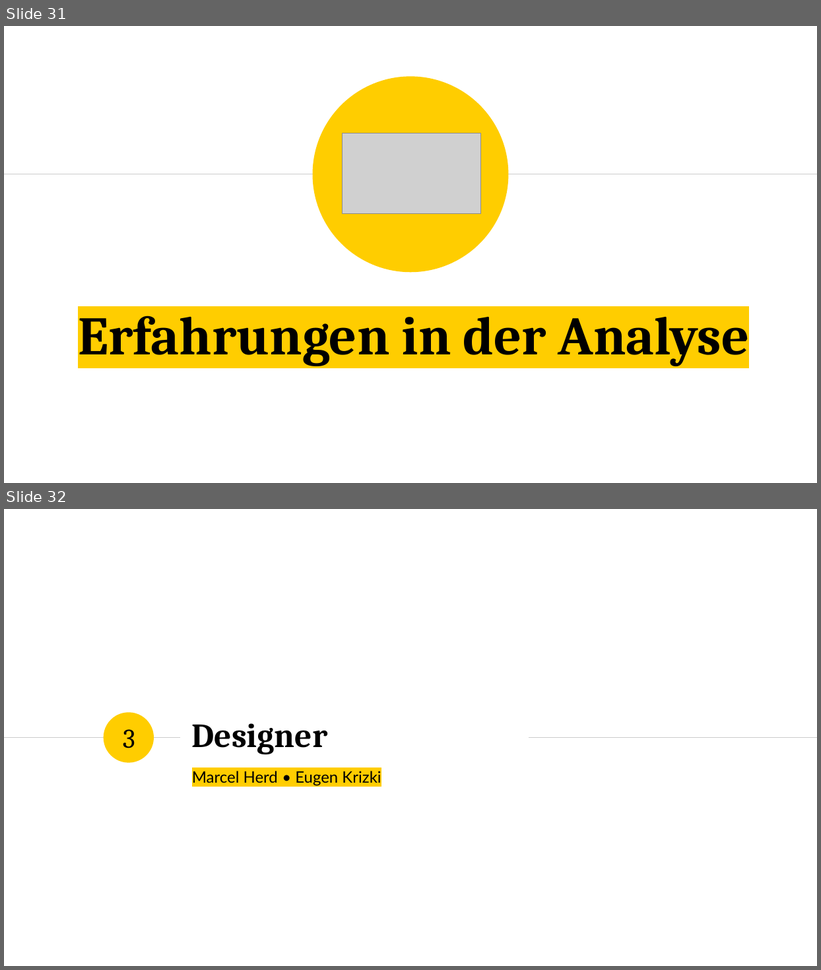
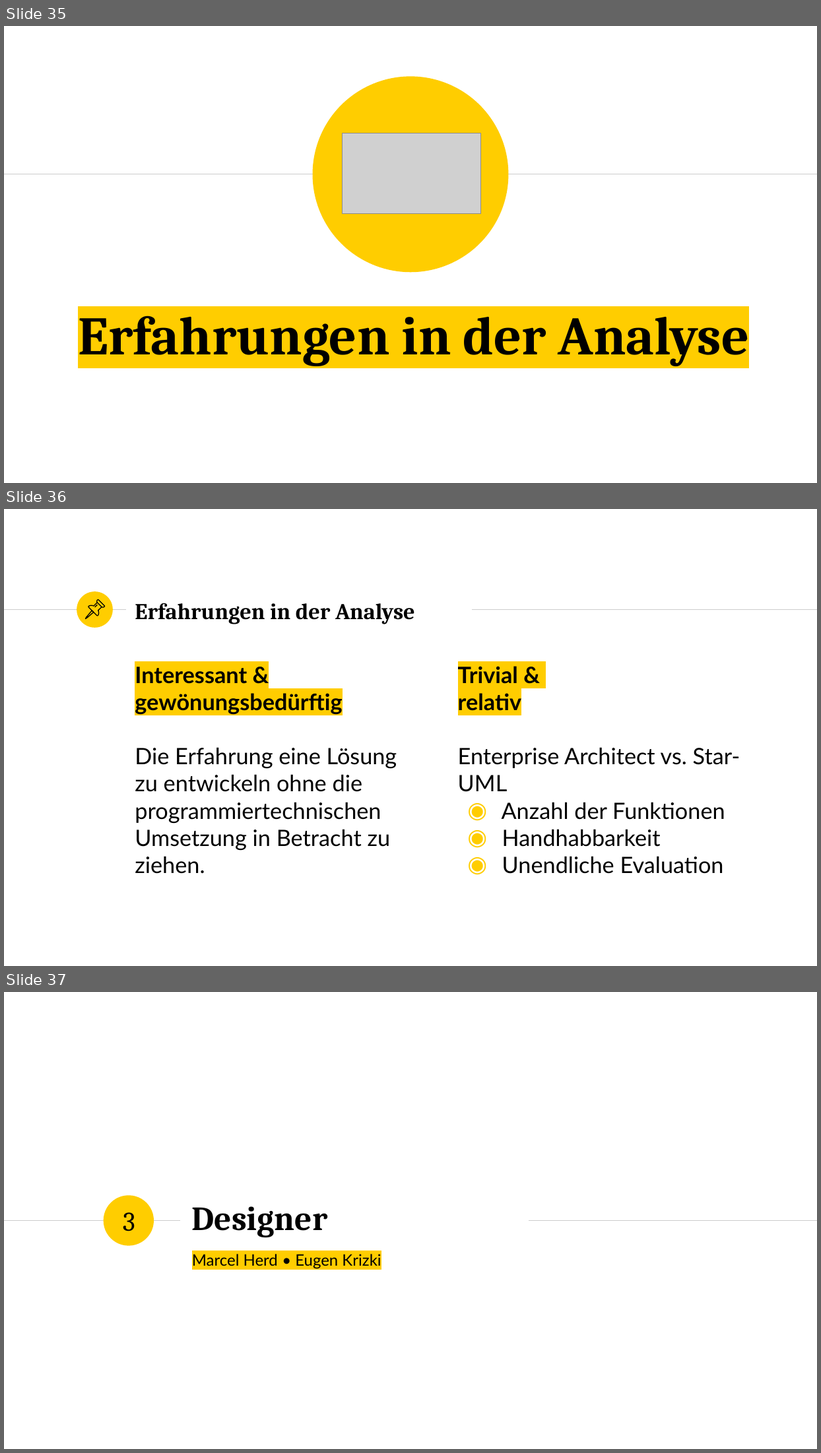
Before and after one commit to marcelherd/OOT-Projekt, a slide deck: Presentation/Presentation.pptx. Shown one above the other, each under a label of ours: slides 31 and 32 before the commit, slides 35, 36 and 37 after it. The pictures are 821x970 and 821x1453 pixels, drawn with LibreOffice and Linux fonts; fonts in the diff are those of the drawing; grey boxes stand for pictures. Boxes give left, top, right and bottom in pixels: in the first picture for what was removed or moved away, otherwise in the second. Text is boxed around its words. In the diff, an @@ line names an element or a change of style, - is before the commit and + after.

```diff
--- a/Presentation/Presentation.pptx
+++ b/Presentation/Presentation.pptx
@@ slide 36 added at (4,509,817,966), background #FFFFFF @@
@@ ellipse added at (77,592,112,628), fill #FFCD00 @@
@@ group added at (85,600,104,619): 4 freeform shapes @@
@@ title added at (135,603,415,625), 20 pt, text #000000, bold @@
+Erfahrungen in der Analyse
@@ line added from (4, 610) to (126, 610), #CCCCCC 0.75 pt @@
@@ line added from (473, 610) to (817, 610), #CCCCCC 0.75 pt @@
@@ text added at (135,667,397,874), 20 pt, text #000000 @@
+Interessant & gewönungsbedürftig
+Die Erfahrung eine Lösung zu entwickeln ohne die programmiertechnischen Umsetzung in Betracht zu ziehen.
@@ text added at (458,666,741,874), 20 pt, text #000000 @@
+Trivial &
+relativ
+Enterprise Architect vs. Star-UML
+◉ Anzahl der Funktionen
+◉ Handhabbarkeit
+◉ Unendliche Evaluation
@@ what was slide 31 is now slide 35 @@
@@ what was slide 32 is now slide 37 @@
```
Also in this commit, not shown: 3 slides changed, 4 other slides added.
